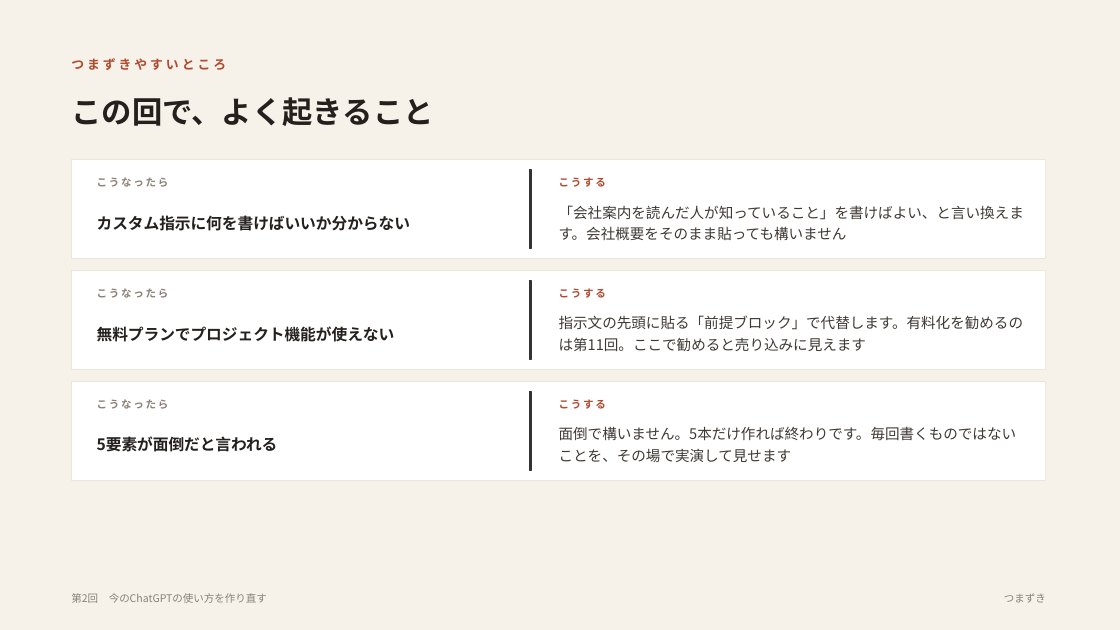
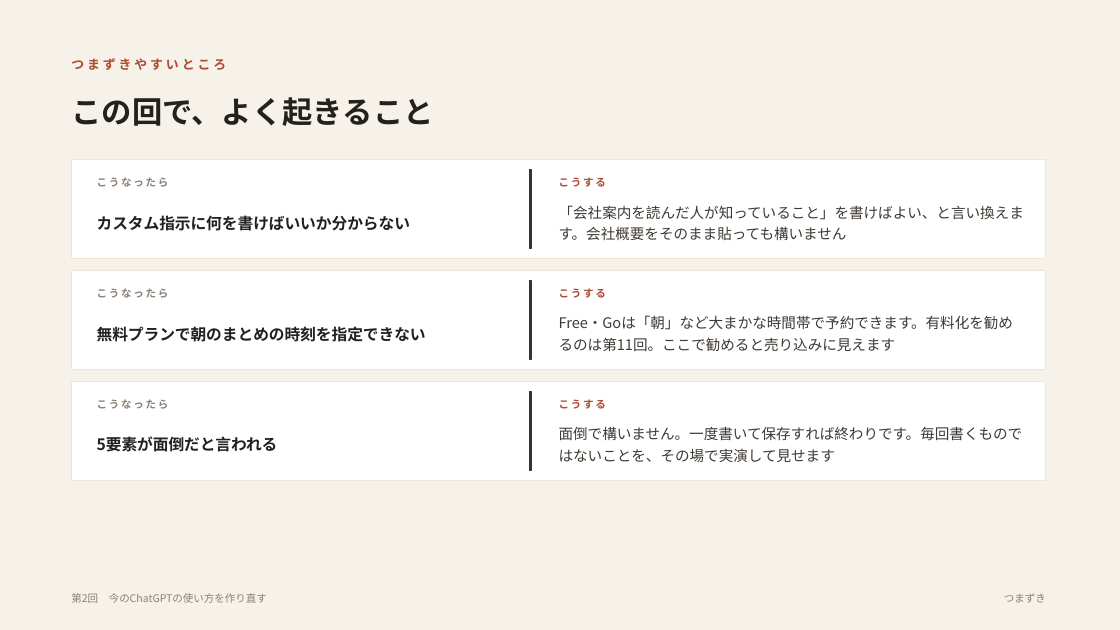
Before and after one commit to yusuke-aoki-bit/founders-ai-program, a slide deck: slide 8 of slides/pptx/第02回_今のChatGPTの使い方を作り直す.pptx. Drawn at 1120x630 pixels with LibreOffice and Linux fonts; fonts in the diff are those of the drawing. Boxes give left, top, right and bottom in pixels: in the first picture for what was removed or moved away, otherwise in the second. Text is boxed around its words. In the diff, an @@ line names an element or a change of style, - is before the commit and + after.

```diff
--- a/slides/pptx/第02回_今のChatGPTの使い方を作り直す.pptx
+++ b/slides/pptx/第02回_今のChatGPTの使い方を作り直す.pptx
@@ text at (x1=97, y1=326, x2=426, y2=342): text changed @@
-無料プランでプロジェクト機能が使えない
+無料プランで朝のまとめの時刻を指定できない
@@ text at (x1=559, y1=315, x2=1013, y2=351): text changed @@
-指示文の先頭に貼る「前提ブロック」で代替します。有料化を勧めるのは第11回。ここで勧めると売り込みに見えます
+Free・Goは「朝」など大まかな時間帯で予約できます。有料化を勧めるのは第11回。ここで勧めると売り込みに見えます
@@ text at (x1=559, y1=426, x2=1023, y2=462): text changed @@
-面倒で構いません。5本だけ作れば終わりです。毎回書くものではないことを、その場で実演して見せます
+面倒で構いません。一度書いて保存すれば終わりです。毎回書くものではないことを、その場で実演して見せます
```
Also in this commit, not shown: 9 other slides changed, 10 other files.
